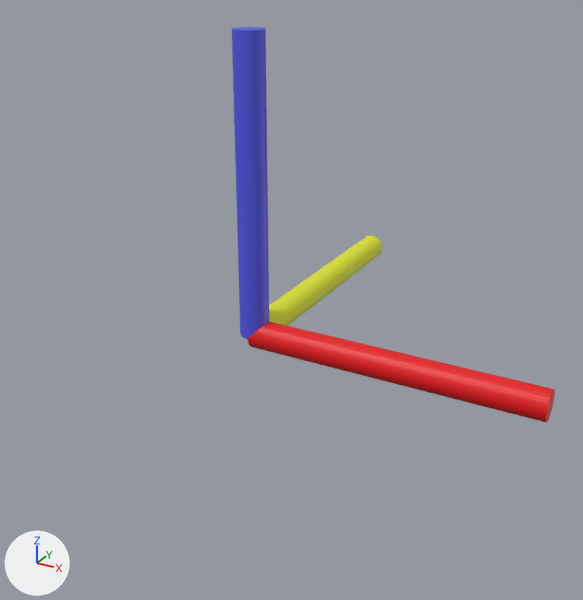
The OBJ model Resources/Models/axes/axes.obj: old version first, new version second.
The view is the same before and after, from a camera (50 mm lens) standing at (2.64, -4.28, 2.45) and looking at (0.36, -0.14, 0.38). Every picture has the same lights, and +X, +Y and +Z are marked at lower left. Where no turn or scale is listed for an object, it has been applied to the vertices.
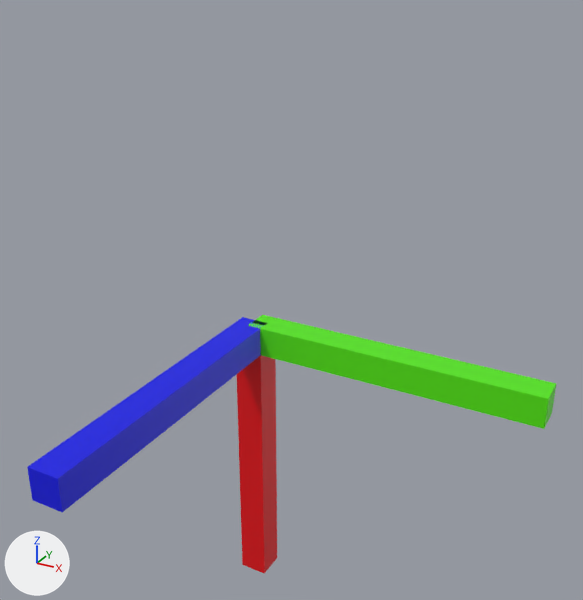
What differs and where, as boxes [x1, y1, x2, y2] in the pictures (583 x 600 px):
'Z_axis', added (blue): after [27, 317, 266, 512]
'Cylinder.001', reshaped (12% taller): before [248, 321, 555, 423]; after [248, 315, 556, 429]
'Cylinder', deleted (blue): before [232, 27, 269, 339]
'X_axis', added (red): after [237, 355, 277, 573]
'Cylinder.002', deleted: before [246, 235, 382, 341]

The change in detail:
Material 'Material.Green' (mat_material_green) is new.
Its base color is (0.0888, 0.801, 0.0) (green #54e700).
Material 'Material.Blue' (mat_material_blue) is new.
Its base color is (0.000268, 0.00309, 0.801) (blue #010ae7).
Material 'Material.Red' (mat_material_red) is new.
Its base color is (0.8, 0.0, 0.00411) (red #e7000d).
me_cylinder_001 is used by ob_cylinder_001; location (0.0, 0.0, 0.0).
me_cylinder_001 had 64 vertices, 124 faces and spanned x 0.0..2.0, y -0.1..0.1, z -0.1..0.1.
me_cylinder_001 no longer uses material mat_material_004 (red #e70c12).
me_cylinder_001 now has 8 vertices, 12 faces and spans x 0.0..2.0, y -0.1..0.1, z -0.1..0.1.
me_cylinder_001 part 1: the whole mesh is rebuilt.
me_cylinder_001 now uses material mat_material_green (green #54e700).
Mesh me_z_axis is new.
It is a box spanning x -0.1..0.1, y -2.0..0.0, z -0.1..0.1.
It uses material mat_material_blue (blue #010ae7).
Mesh me_x_axis is new.
It is a box spanning x -0.1..0.1, y -0.1..0.1, z -2.0..0.0.
It uses material mat_material_red (red #e7000d).
Object 'Cylinder' (ob_cylinder) is deleted.
Object 'Cylinder.002' (ob_cylinder_002) is deleted.
Object 'Z_axis' (ob_z_axis) is new; it shows me_z_axis.
Its location is (0.0, 0.0, 0.0).
Object 'X_axis' (ob_x_axis) is new; it shows me_x_axis.
Its location is (0.0, 0.0, 0.0).
